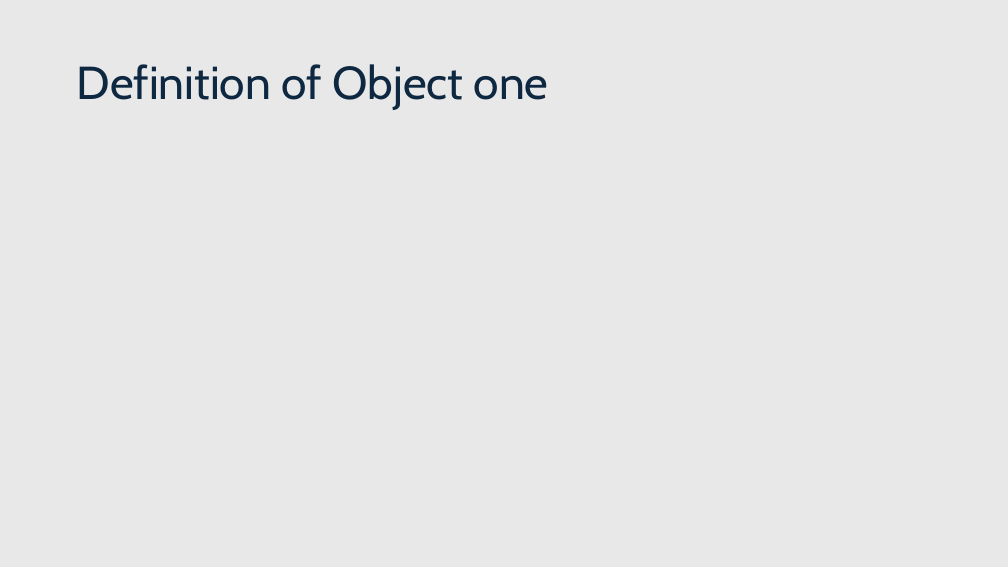
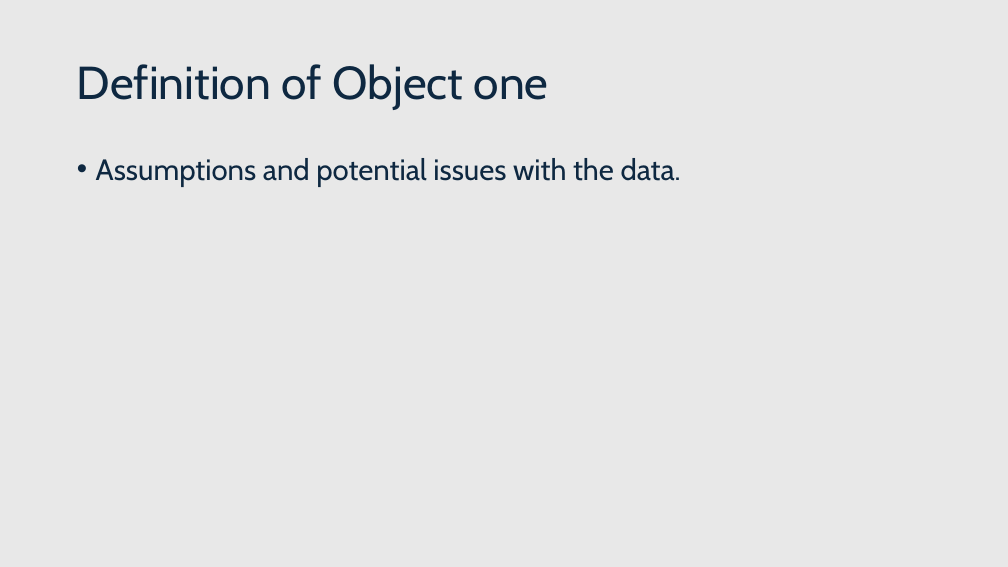
Before and after one commit to Payday4/Hospitalization_stays, a slide deck: slide 9 of medical data WIP.pptx (slide 6 before the commit). Drawn at 1008x567 pixels with LibreOffice and Linux fonts; fonts in the diff are those of the drawing. Boxes give left, top, right and bottom in pixels: in the first picture for what was removed or moved away, otherwise in the second. Text is boxed around its words. In the diff, an @@ line names an element or a change of style, - is before the commit and + after.

```diff
--- a/medical data WIP.pptx
+++ b/medical data WIP.pptx
@@ text added at box(96, 158, 681, 187), 28 pt, text #0E2841 @@
+• Assumptions and potential issues with the data.
```
Also in this commit, not shown: 7 other slides changed, 7 slides added, 4 slides removed.
